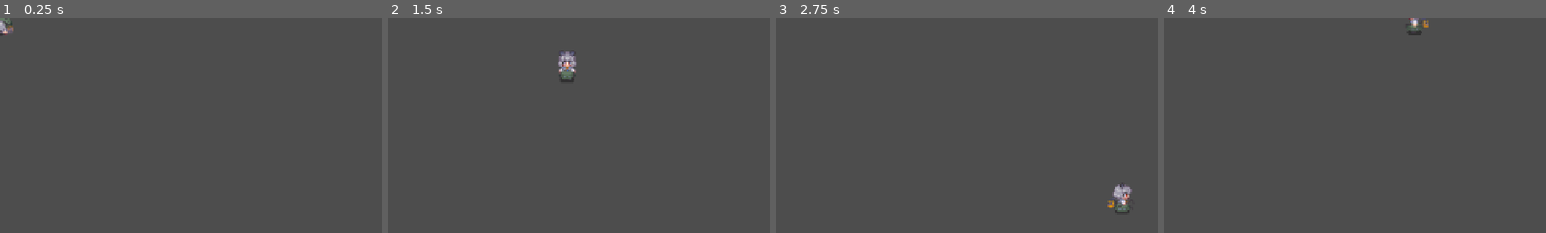
Above: before the commit, frames 1-4 (left to right).
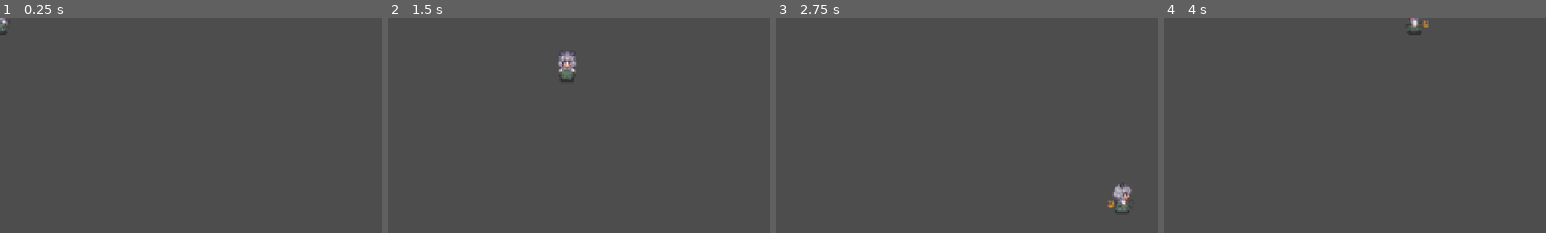
Above: after the commit, the same moments.

Repository: MyNameIsNotClyde/The-Last-Rat
Game: Godot game, scene res://player.tscn
Same seed, same stepped clock (60 frames per second), same inputs: the game is played once before the commit and once after it. The project has no main scene, so this scene is started directly.
Inputs:
- Up to frame 1 (0.25 s): no input
- Up to frame 2 (1.5 s): tap Enter at 0.5 s; hold Right (move_right) 0.53-1.28 s; tap Space at 1.25 s; hold Down (move_down) from 1.28 s (still down)
- Up to frame 3 (2.75 s): release Down (move_down) at 2.03 s; hold Right (move_right) from 2.03 s (still down)
- Up to frame 4 (4 s): release Right (move_right) at 2.78 s; hold Up (move_up) 2.78-3.53 s; hold Left (move_left) from 3.53 s (still down)
The pictures show only the part of the screen within x 0-50%, y 0-50%; the shares and areas given below are measured in that part.

The runs differ from the first frame. In frame 1, 0.2% of the frame differs, in the area x 0-4%, y 0-8%; in frame 2, nothing differs; in frame 3, less than 0.1%; in frame 4, nothing differs.

Commit message:
refactor: replaced nazrin sprites with spritesheet

Diff:
--- a/player.tscn
+++ b/player.tscn
@@ -1,45 +1,145 @@
 [gd_scene format=3 uid="uid://cwbjrfvu80m0t"]
 
 [ext_resource type="Script" uid="uid://bddmfg1lk353g" path="res://player.gd" id="1_b26j0"]
-[ext_resource type="Texture2D" uid="uid://br7pv8v4lpi7a" path="res://nazrin/Right 0.png" id="1_dw050"]
-[ext_resource type="Texture2D" uid="uid://bfeyccjiquqri" path="res://nazrin/Right 1.png" id="2_b26j0"]
-[ext_resource type="Texture2D" uid="uid://bgbrxcd5silmt" path="res://nazrin/Down 0.png" id="2_op7ga"]
-[ext_resource type="Texture2D" uid="uid://baq0ne7nleyon" path="res://nazrin/Dead.png" id="2_tkwlq"]
-[ext_resource type="Texture2D" uid="uid://5x3llctj8rnf" path="res://nazrin/Right 2.png" id="3_n7ghd"]
-[ext_resource type="Texture2D" uid="uid://dihs7o6vn1bdk" path="res://nazrin/Down 1.png" id="3_q13i1"]
-[ext_resource type="Texture2D" uid="uid://bto8pe2wgg2rn" path="res://nazrin/Right 3.png" id="4_nvl01"]
-[ext_resource type="Texture2D" uid="uid://gn7ggxllijnn" path="res://nazrin/Down 2.png" id="4_pylmc"]
-[ext_resource type="Texture2D" uid="uid://drr8cd4ow7cpl" path="res://nazrin/Up 0.png" id="5_ivps1"]
-[ext_resource type="Texture2D" uid="uid://o1rv6dwdp5ms" path="res://nazrin/Down 3.png" id="5_pbfsw"]
-[ext_resource type="Texture2D" uid="uid://dt57moc6o3bpe" path="res://nazrin/Left 0.png" id="6_5tmop"]
-[ext_resource type="Texture2D" uid="uid://cyu66ab17duog" path="res://nazrin/DownLeft 0.png" id="6_hiqhm"]
-[ext_resource type="Texture2D" uid="uid://cih50ma6rglla" path="res://nazrin/Up 1.png" id="6_urp6f"]
-[ext_resource type="Texture2D" uid="uid://d1m0qpaxn37dg" path="res://nazrin/Left 1.png" id="7_7ahtn"]
-[ext_resource type="Texture2D" uid="uid://crteexgaex0jc" path="res://nazrin/Up 2.png" id="7_bwjto"]
-[ext_resource type="Texture2D" uid="uid://boskrkq6ecl7i" path="res://nazrin/DownLeft 1.png" id="7_tkwlq"]
-[ext_resource type="Texture2D" uid="uid://vyjxmg0jkw82" path="res://nazrin/Left 2.png" id="8_7lmhl"]
-[ext_resource type="Texture2D" uid="uid://cwt4a5x46vagc" path="res://nazrin/Up 3.png" id="8_606se"]
-[ext_resource type="Texture2D" uid="uid://cfho2iag6x721" path="res://nazrin/DownLeft 2.png" id="8_hl5qd"]
-[ext_resource type="Texture2D" uid="uid://4pfgom0guxx3" path="res://nazrin/Left 3.png" id="9_dx0e4"]
-[ext_resource type="Texture2D" uid="uid://0p24phx2bckr" path="res://nazrin/DownLeft 3.png" id="9_ek41f"]
-[ext_resource type="Texture2D" uid="uid://b4eobnrvcsox7" path="res://nazrin/DownRight 0.png" id="10_khis8"]
-[ext_resource type="Texture2D" uid="uid://bwu2l5xwmln0m" path="res://nazrin/DownRight 1.png" id="11_b88wv"]
-[ext_resource type="Texture2D" uid="uid://cei0s0bg7f6si" path="res://nazrin/DownRight 2.png" id="12_pgbbb"]
-[ext_resource type="Texture2D" uid="uid://dhrsaqg4kq1yx" path="res://nazrin/DownRight 3.png" id="13_331ug"]
-[ext_resource type="Texture2D" uid="uid://bqhf78r4w7860" path="res://nazrin/UpLeft 0.png" id="26_ny14h"]
-[ext_resource type="Texture2D" uid="uid://bhp0mh2lhedmk" path="res://nazrin/UpLeft 1.png" id="27_ibah8"]
-[ext_resource type="Texture2D" uid="uid://b7y8u4x1ft2br" path="res://nazrin/UpLeft 2.png" id="28_3iwfv"]
-[ext_resource type="Texture2D" uid="uid://bfocyl37fuly6" path="res://nazrin/UpLeft 3.png" id="29_qwsg1"]
-[ext_resource type="Texture2D" uid="uid://bjgoebamlc37w" path="res://nazrin/UpRight 0.png" id="30_1xqrm"]
-[ext_resource type="Texture2D" uid="uid://ddtnh6rh12y2u" path="res://nazrin/UpRight 1.png" id="31_bfour"]
-[ext_resource type="Texture2D" uid="uid://ngcj2gguvhsd" path="res://nazrin/UpRight 2.png" id="32_8gr2b"]
-[ext_resource type="Texture2D" uid="uid://l063bdwwtxu" path="res://nazrin/UpRight 3.png" id="33_vl8ci"]
+[ext_resource type="Texture2D" uid="uid://bwjhi3wn5mkse" path="res://nazrin/nazrin.png" id="2_onrkg"]
+
+[sub_resource type="AtlasTexture" id="AtlasTexture_i3pqv"]
+atlas = ExtResource("2_onrkg")
+region = Rect2(192, 0, 24, 32)
+
+[sub_resource type="AtlasTexture" id="AtlasTexture_hqtel"]
+atlas = ExtResource("2_onrkg")
+region = Rect2(0, 128, 24, 32)
+
+[sub_resource type="AtlasTexture" id="AtlasTexture_sweqy"]
+atlas = ExtResource("2_onrkg")
+region = Rect2(24, 128, 24, 32)
+
+[sub_resource type="AtlasTexture" id="AtlasTexture_2hs0m"]
+atlas = ExtResource("2_onrkg")
+region = Rect2(48, 128, 24, 32)
+
+[sub_resource type="AtlasTexture" id="AtlasTexture_1jxqw"]
+atlas = ExtResource("2_onrkg")
+region = Rect2(72, 128, 24, 32)
+
+[sub_resource type="AtlasTexture" id="AtlasTexture_dw050"]
+atlas = ExtResource("2_onrkg")
+region = Rect2(0, 160, 24, 32)
+
+[sub_resource type="AtlasTexture" id="AtlasTexture_b26j0"]
+atlas = ExtResource("2_onrkg")
+region = Rect2(24, 160, 24, 32)
+
+[sub_resource type="AtlasTexture" id="AtlasTexture_n7ghd"]
+atlas = ExtResource("2_onrkg")
+region = Rect2(48, 160, 24, 32)
+
+[sub_resource type="AtlasTexture" id="AtlasTexture_nvl01"]
+atlas = ExtResource("2_onrkg")
+region = Rect2(72, 160, 24, 32)
+
+[sub_resource type="AtlasTexture" id="AtlasTexture_ivps1"]
+atlas = ExtResource("2_onrkg")
+region = Rect2(0, 96, 24, 32)
+
+[sub_resource type="AtlasTexture" id="AtlasTexture_urp6f"]
+atlas = ExtResource("2_onrkg")
+region = Rect2(24, 96, 24, 32)
+
+[sub_resource type="AtlasTexture" id="AtlasTexture_bwjto"]
+atlas = ExtResource("2_onrkg")
+region = Rect2(48, 96, 24, 32)
+
+[sub_resource type="AtlasTexture" id="AtlasTexture_606se"]
+atlas = ExtResource("2_onrkg")
+region = Rect2(72, 96, 24, 32)
+
+[sub_resource type="AtlasTexture" id="AtlasTexture_u1c27"]
+atlas = ExtResource("2_onrkg")
+region = Rect2(0, 192, 24, 32)
+
+[sub_resource type="AtlasTexture" id="AtlasTexture_op7ga"]
+atlas = ExtResource("2_onrkg")
+region = Rect2(24, 192, 24, 32)
+
+[sub_resource type="AtlasTexture" id="AtlasTexture_q13i1"]
+atlas = ExtResource("2_onrkg")
+region = Rect2(48, 192, 24, 32)
+
+[sub_resource type="AtlasTexture" id="AtlasTexture_pylmc"]
+atlas = ExtResource("2_onrkg")
+region = Rect2(72, 192, 24, 32)
+
+[sub_resource type="AtlasTexture" id="AtlasTexture_pbfsw"]
+atlas = ExtResource("2_onrkg")
+region = Rect2(0, 64, 24, 32)
+
+[sub_resource type="AtlasTexture" id="AtlasTexture_5tmop"]
+atlas = ExtResource("2_onrkg")
+region = Rect2(24, 64, 24, 32)
+
+[sub_resource type="AtlasTexture" id="AtlasTexture_7ahtn"]
+atlas = ExtResource("2_onrkg")
+region = Rect2(48, 64, 24, 32)
+
+[sub_resource type="AtlasTexture" id="AtlasTexture_7lmhl"]
+atlas = ExtResource("2_onrkg")
+region = Rect2(72, 64, 24, 32)
+
+[sub_resource type="AtlasTexture" id="AtlasTexture_dx0e4"]
+atlas = ExtResource("2_onrkg")
+region = Rect2(0, 0, 24, 32)
+
+[sub_resource type="AtlasTexture" id="AtlasTexture_jm5j8"]
+atlas = ExtResource("2_onrkg")
+region = Rect2(24, 0, 24, 32)
+
+[sub_resource type="AtlasTexture" id="AtlasTexture_7hik5"]
+atlas = ExtResource("2_onrkg")
+region = Rect2(48, 0, 24, 32)
+
+[sub_resource type="AtlasTexture" id="AtlasTexture_qtqh7"]
+atlas = ExtResource("2_onrkg")
+region = Rect2(72, 0, 24, 32)
+
+[sub_resource type="AtlasTexture" id="AtlasTexture_2wuci"]
+atlas = ExtResource("2_onrkg")
+region = Rect2(0, 224, 24, 32)
+
+[sub_resource type="AtlasTexture" id="AtlasTexture_iruf7"]
+atlas = ExtResource("2_onrkg")
+region = Rect2(24, 224, 24, 32)
+
+[sub_resource type="AtlasTexture" id="AtlasTexture_j5n4i"]
+atlas = ExtResource("2_onrkg")
+region = Rect2(48, 224, 24, 32)
+
+[sub_resource type="AtlasTexture" id="AtlasTexture_634y6"]
+atlas = ExtResource("2_onrkg")
+region = Rect2(72, 224, 24, 32)
+
+[sub_resource type="AtlasTexture" id="AtlasTexture_efrwb"]
+atlas = ExtResource("2_onrkg")
+region = Rect2(0, 32, 24, 32)
+
+[sub_resource type="AtlasTexture" id="AtlasTexture_hiqhm"]
+atlas = ExtResource("2_onrkg")
+region = Rect2(24, 32, 24, 32)
+
+[sub_resource type="AtlasTexture" id="AtlasTexture_tkwlq"]
+atlas = ExtResource("2_onrkg")
+region = Rect2(48, 32, 24, 32)
+
+[sub_resource type="AtlasTexture" id="AtlasTexture_hl5qd"]
+atlas = ExtResource("2_onrkg")
+region = Rect2(72, 32, 24, 32)
 
 [sub_resource type="SpriteFrames" id="SpriteFrames_u1c27"]
 animations = [{
 "frames": [{
 "duration": 1.0,
-"texture": ExtResource("2_tkwlq")
+"texture": SubResource("AtlasTexture_i3pqv")
 }],
 "loop": true,
 "name": &"dead",
@@ -47,16 +147,16 @@
 }, {
 "frames": [{
 "duration": 1.0,
-"texture": ExtResource("2_op7ga")
-}, {
-"duration": 1.0,
-"texture": ExtResource("3_q13i1")
-}, {
-"duration": 1.0,
-"texture": ExtResource("4_pylmc")
-}, {
-"duration": 1.0,
-"texture": ExtResource("5_pbfsw")
+"texture": SubResource("AtlasTexture_hqtel")
+}, {
+"duration": 1.0,
+"texture": SubResource("AtlasTexture_sweqy")
+}, {
+"duration": 1.0,
+"texture": SubResource("AtlasTexture_2hs0m")
+}, {
+"duration": 1.0,
+"texture": SubResource("AtlasTexture_1jxqw")
 }],
 "loop": true,
 "name": &"walk_down",
@@ -64,16 +164,16 @@
 }, {
 "frames": [{
 "duration": 1.0,
-"texture": ExtResource("6_hiqhm")
-}, {
-"duration": 1.0,
-"texture": ExtResource("7_tkwlq")
-}, {
-"duration": 1.0,
-"texture": ExtResource("8_hl5qd")
-}, {
-"duration": 1.0,
-"texture": ExtResource("9_ek41f")
+"texture": SubResource("AtlasTexture_dw050")
+}, {
+"duration": 1.0,
+"texture": SubResource("AtlasTexture_b26j0")
+}, {
+"duration": 1.0,
+"texture": SubResource("AtlasTexture_n7ghd")
+}, {
+"duration": 1.0,
+"texture": SubResource("AtlasTexture_nvl01")
 }],
 "loop": true,
 "name": &"walk_downleft",
@@ -81,16 +181,16 @@
 }, {
 "frames": [{
 "duration": 1.0,
-"texture": ExtResource("10_khis8")
-}, {
-"duration": 1.0,
-"texture": ExtResource("11_b88wv")
-}, {
-"duration": 1.0,
-"texture": ExtResource("12_pgbbb")
-}, {
-"duration": 1.0,
-"texture": ExtResource("13_331ug")
+"texture": SubResource("AtlasTexture_ivps1")
+}, {
+"duration": 1.0,
+"texture": SubResource("AtlasTexture_urp6f")
+}, {
+"duration": 1.0,
+"texture": SubResource("AtlasTexture_bwjto")
+}, {
+"duration": 1.0,
+"texture": SubResource("AtlasTexture_606se")
 }],
 "loop": true,
 "name": &"walk_downright",
@@ -98,16 +198,16 @@
 }, {
 "frames": [{
 "duration": 1.0,
-"texture": ExtResource("6_5tmop")
-}, {
-"duration": 1.0,
-"texture": ExtResource("7_7ahtn")
-}, {
-"duration": 1.0,
-"texture": ExtResource("8_7lmhl")
-}, {
-"duration": 1.0,
-"texture": ExtResource("9_dx0e4")
+"texture": SubResource("AtlasTexture_u1c27")
+}, {
+"duration": 1.0,
+"texture": SubResource("AtlasTexture_op7ga")
+}, {
+"duration": 1.0,
+"texture": SubResource("AtlasTexture_q13i1")
+}, {
+"duration": 1.0,
+"texture": SubResource("AtlasTexture_pylmc")
 }],
 "loop": true,
 "name": &"walk_left",
@@ -115,16 +215,16 @@
 }, {
 "frames": [{
 "duration": 1.0,
-"texture": ExtResource("1_dw050")
-}, {
-"duration": 1.0,
-"texture": ExtResource("2_b26j0")
-}, {
-"duration": 1.0,
-"texture": ExtResource("3_n7ghd")
-}, {
-"duration": 1.0,
-"texture": ExtResource("4_nvl01")
+"texture": SubResource("AtlasTexture_pbfsw")
+}, {
+"duration": 1.0,
+"texture": SubResource("AtlasTexture_5tmop")
+}, {
+"duration": 1.0,
+"texture": SubResource("AtlasTexture_7ahtn")
+}, {
+"duration": 1.0,
+"texture": SubResource("AtlasTexture_7lmhl")
 }],
 "loop": true,
 "name": &"walk_right",
@@ -132,16 +232,16 @@
 }, {
 "frames": [{
 "duration": 1.0,
-"texture": ExtResource("5_ivps1")
-}, {
-"duration": 1.0,
-"texture": ExtResource("6_urp6f")
-}, {
-"duration": 1.0,
-"texture": ExtResource("7_bwjto")
-}, {
-"duration": 1.0,
-"texture": ExtResource("8_606se")
+"texture": SubResource("AtlasTexture_dx0e4")
+}, {
+"duration": 1.0,
+"texture": SubResource("AtlasTexture_jm5j8")
+}, {
+"duration": 1.0,
+"texture": SubResource("AtlasTexture_7hik5")
+}, {
+"duration": 1.0,
+"texture": SubResource("AtlasTexture_qtqh7")
 }],
 "loop": true,
 "name": &"walk_up",
@@ -149,16 +249,16 @@
 }, {
 "frames": [{
 "duration": 1.0,
-"texture": ExtResource("26_ny14h")
-}, {
-"duration": 1.0,
-"texture": ExtResource("27_ibah8")
-}, {
-"duration": 1.0,
-"texture": ExtResource("28_3iwfv")
-}, {
-"duration": 1.0,
-"texture": ExtResource("29_qwsg1")
+"texture": SubResource("AtlasTexture_2wuci")
+}, {
+"duration": 1.0,
+"texture": SubResource("AtlasTexture_iruf7")
+}, {
+"duration": 1.0,
+"texture": SubResource("AtlasTexture_j5n4i")
+}, {
+"duration": 1.0,
+"texture": SubResource("AtlasTexture_634y6")
 }],
 "loop": true,
 "name": &"walk_upleft",
@@ -166,16 +266,16 @@
 }, {
 "frames": [{
 "duration": 1.0,
-"texture": ExtResource("30_1xqrm")
-}, {
-"duration": 1.0,
-"texture": ExtResource("31_bfour")
-}, {
-"duration": 1.0,
-"texture": ExtResource("32_8gr2b")
-}, {
-"duration": 1.0,
-"texture": ExtResource("33_vl8ci")
+"texture": SubResource("AtlasTexture_efrwb")
+}, {
+"duration": 1.0,
+"texture": SubResource("AtlasTexture_hiqhm")
+}, {
+"duration": 1.0,
+"texture": SubResource("AtlasTexture_tkwlq")
+}, {
+"duration": 1.0,
+"texture": SubResource("AtlasTexture_hl5qd")
 }],
 "loop": true,
 "name": &"walk_upright",
@@ -192,7 +292,7 @@
 [node name="AnimatedSprite2D" type="AnimatedSprite2D" parent="." unique_id=1492447241]
 scale = Vector2(2, 2)
 sprite_frames = SubResource("SpriteFrames_u1c27")
-animation = &"dead"
+animation = &"walk_upright"
 
 [node name="CollisionShape2D" type="CollisionShape2D" parent="." unique_id=906332483]
 shape = SubResource("CapsuleShape2D_op7ga")
Binary file removed: nazrin/Dead.png
Not shown, removed: nazrin/Dead.png.import
Binary file removed: nazrin/Down 0.png
Not shown, removed: nazrin/Down 0.png.import
Binary file removed: nazrin/Down 1.png
Not shown, removed: nazrin/Down 1.png.import
Binary file removed: nazrin/Down 2.png
Not shown, removed: nazrin/Down 2.png.import
Binary file removed: nazrin/Down 3.png
Not shown, removed: nazrin/Down 3.png.import
Binary file removed: nazrin/DownLeft 0.png
Not shown, removed: nazrin/DownLeft 0.png.import
(and 55 more such lines)
